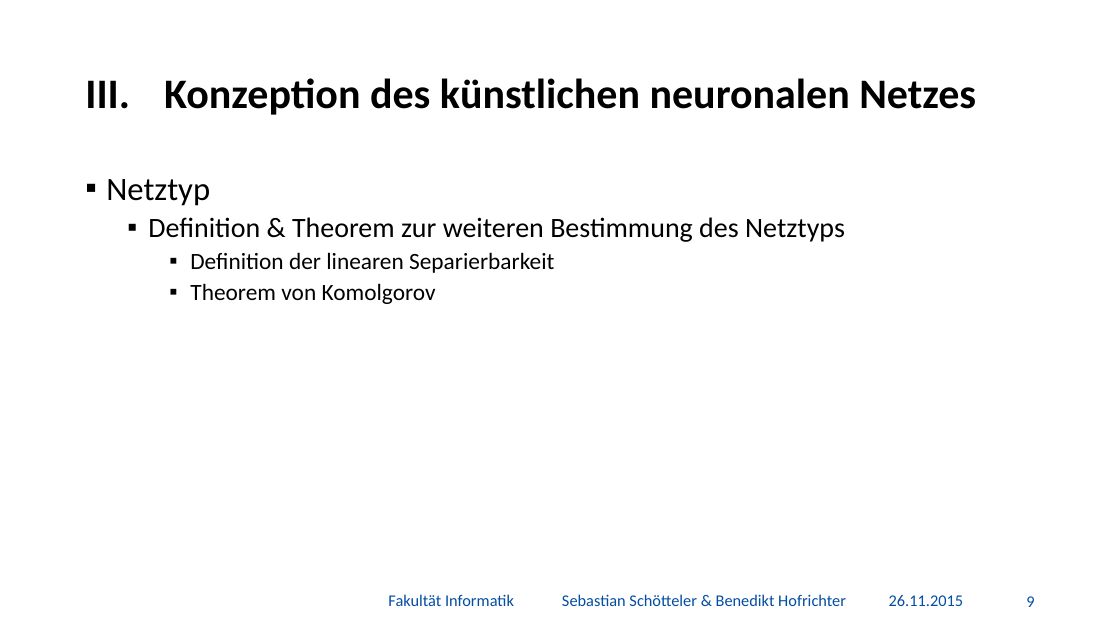
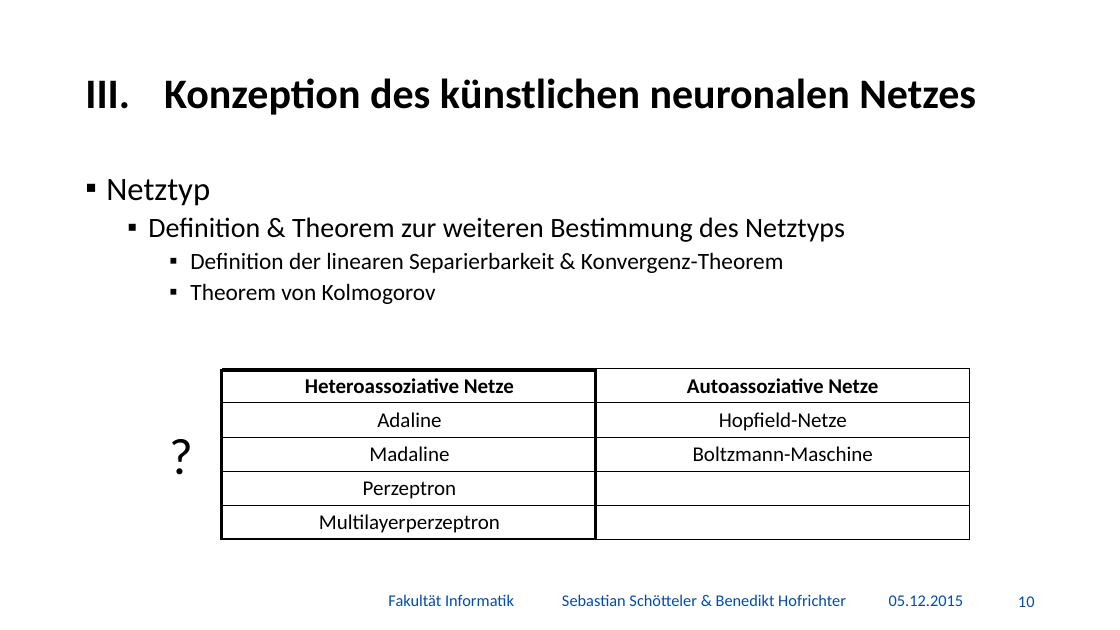
Before and after one commit to BenediktGitGit/soco15, a slide deck: slide 11 of 3b) Vortrag/Präsentation.pptx (slide 10 before the commit). Drawn at 1120x630 pixels with LibreOffice and Linux fonts; fonts in the diff are those of the drawing; background and template pictures are left out. Boxes give left, top, right and bottom in pixels: in the first picture for what was removed or moved away, otherwise in the second. Text is boxed around its words. In the diff, an @@ line names an element or a change of style, - is before the commit and + after.

```diff
--- a/3b) Vortrag/Präsentation.pptx
+++ b/3b) Vortrag/Präsentation.pptx
@@ text at bbox=[190, 252, 784, 304]: text changed @@
-    ▪ Definition der linearen Separierbarkeit
-    ▪ Theorem von Komolgorov
+    ▪ Definition der linearen Separierbarkeit & Konvergenz-Theorem
+    ▪ Theorem von Kolmogorov
@@ rectangle added at bbox=[222, 371, 596, 539], outline #000000 2.5 pt @@
@@ table added at bbox=[223, 369, 969, 539], 5 rows, 2 columns @@
+Heteroassoziative Netze | Autoassoziative Netze
+Adaline | Hopfield-Netze
+Madaline | Boltzmann-Maschine
+Perzeptron | 
+Multilayerperzeptron | 
@@ text added at bbox=[160, 419, 201, 490], 44 pt, text #000000 @@
+?
@@ text at bbox=[889, 595, 963, 606]: text changed @@
-26.11.2015
+05.12.2015
@@ page number at bbox=[1018, 596, 1035, 607]: text changed @@
-9
+10
```
Also in this commit, not shown: 33 other slides changed, 4 slides added.
